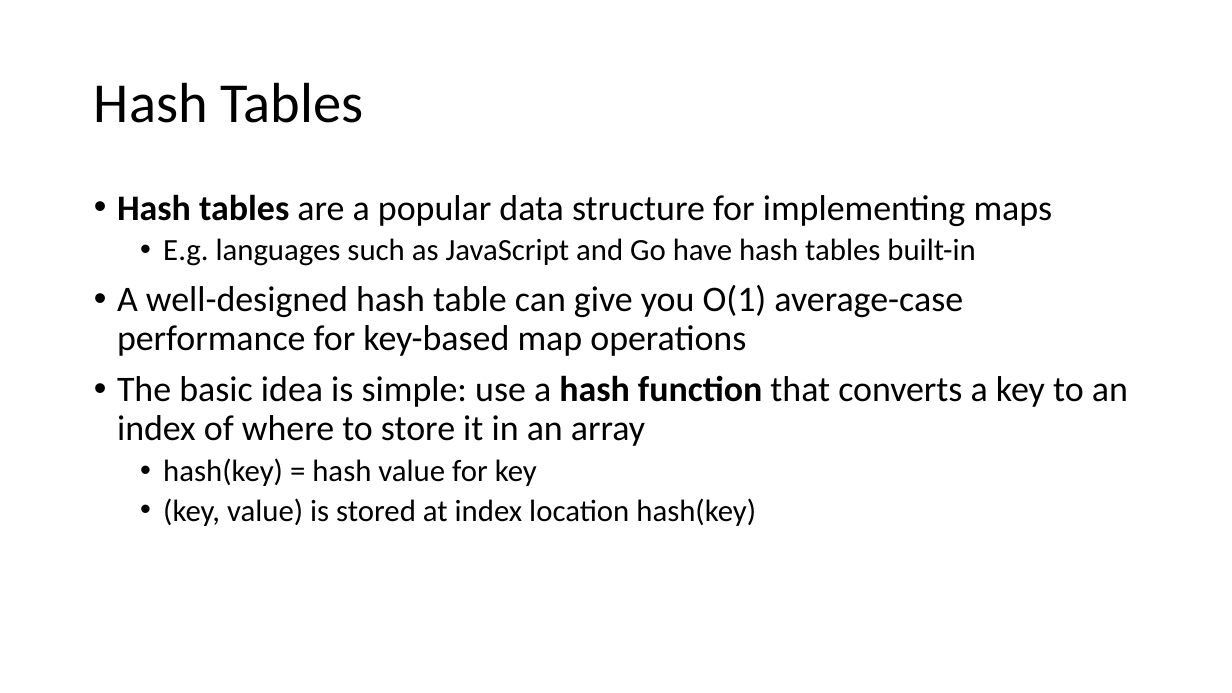
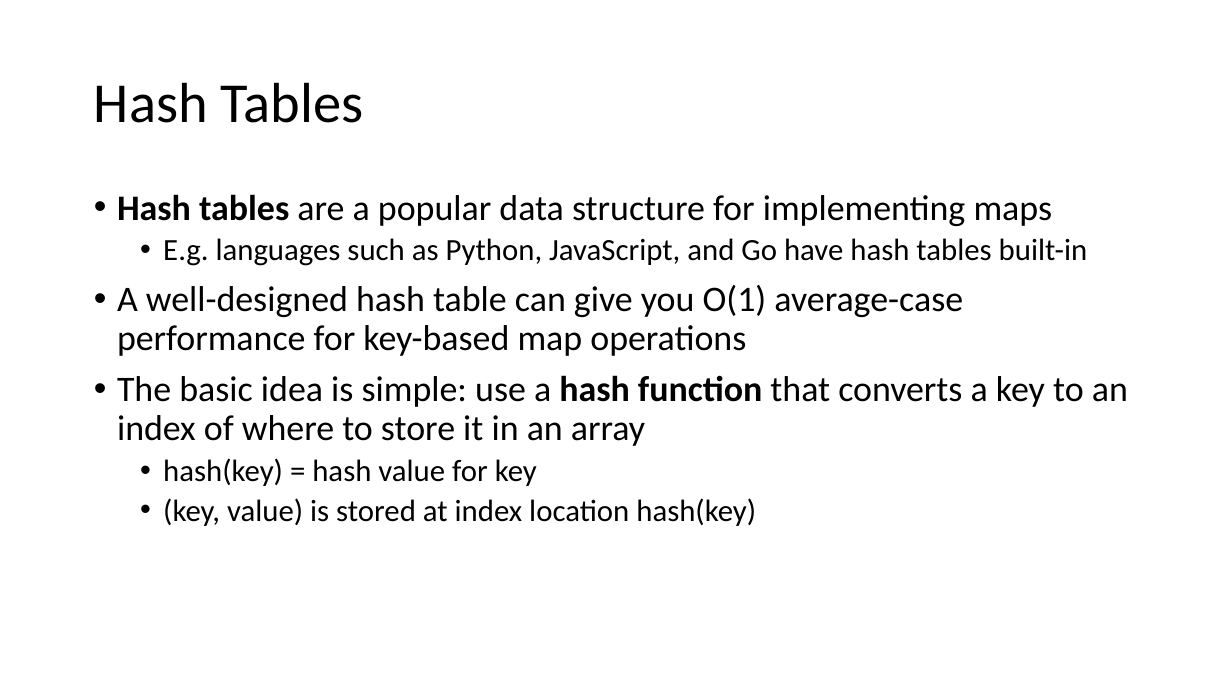
Before and after one commit to tjd1234/cmpt225fall2023, a slide deck: slide 13 of lecture_notes/week8/week8_maps_and_hashing.pptx. Drawn at 1232x693 pixels with LibreOffice and Linux fonts; fonts in the diff are those of the drawing. Boxes give left, top, right and bottom in pixels: in the first picture for what was removed or moved away, otherwise in the second. Text is boxed around its words. In the diff, an @@ line names an element or a change of style, - is before the commit and + after.

```diff
--- a/lecture_notes/week8/week8_maps_and_hashing.pptx
+++ b/lecture_notes/week8/week8_maps_and_hashing.pptx
@@ text at bbox=[163, 238, 1088, 266]: text changed @@
-  • E.g. languages such as JavaScript and Go have hash tables built-in
+  • E.g. languages such as Python, JavaScript, and Go have hash tables built-in
```
Also in this commit, not shown: 16 other slides changed, 1 other file.
